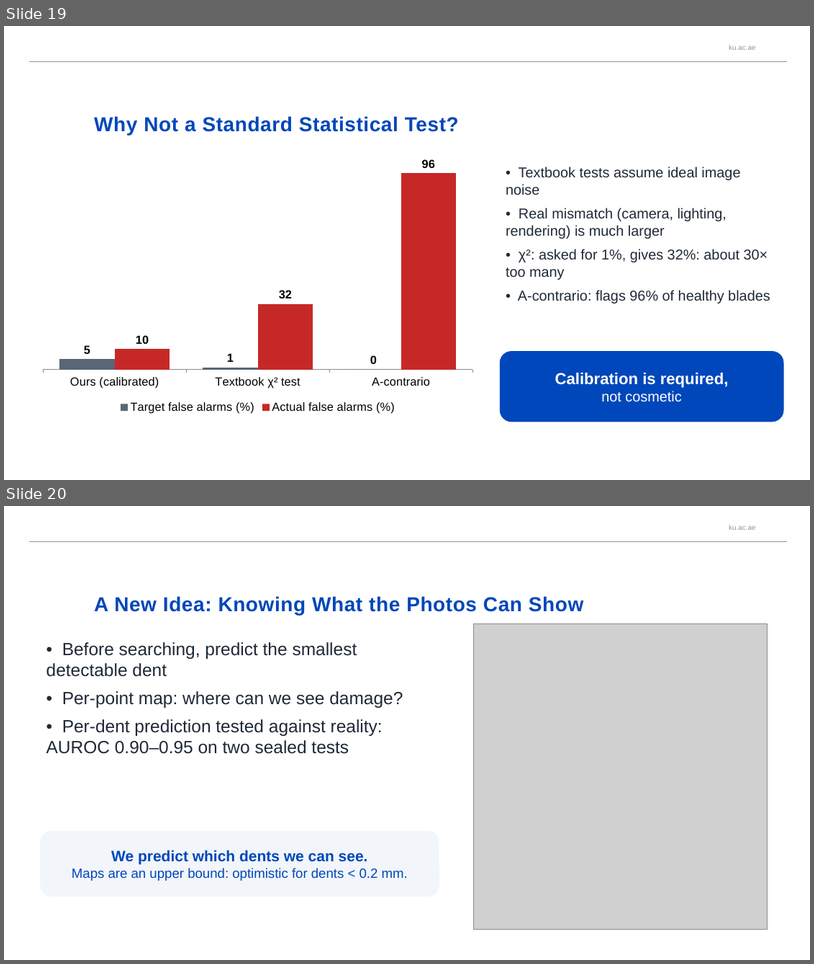
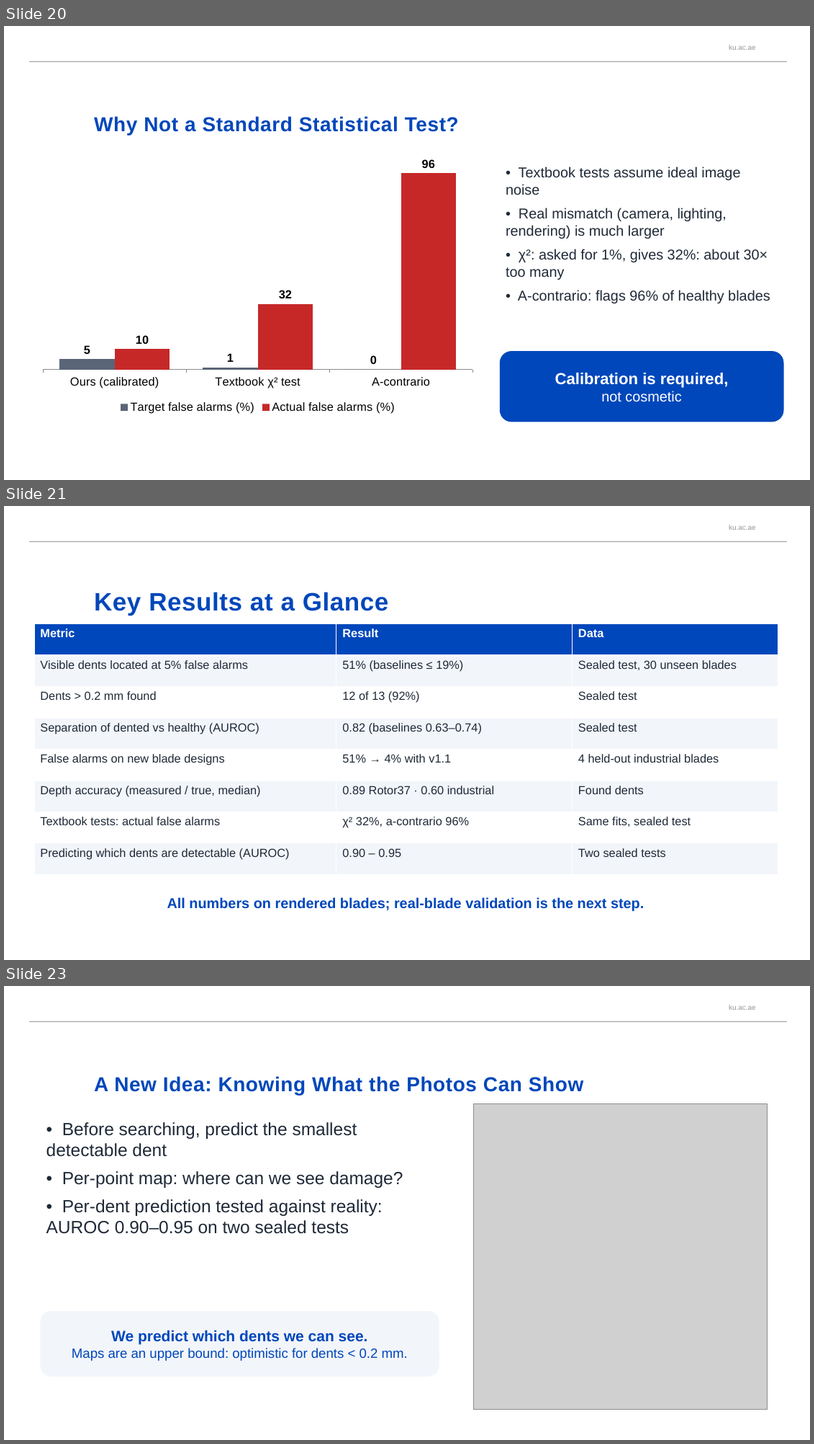
Before and after one commit to afeefaaazam03/3D-Jetblade, a slide deck: media/BladeDelta_presentation.pptx. Shown one above the other, each under a label of ours: slides 19 and 20 before the commit, slides 20, 21 and 23 after it; the slides between them are not shown. The pictures are 814x964 and 814x1444 pixels, drawn with LibreOffice and Linux fonts; fonts in the diff are those of the drawing; grey boxes stand for pictures; background and template pictures are left out. Boxes give left, top, right and bottom in pixels: in the first picture for what was removed or moved away, otherwise in the second. Text is boxed around its words. In the diff, an @@ line names an element or a change of style, - is before the commit and + after.

```diff
--- a/media/BladeDelta_presentation.pptx
+++ b/media/BladeDelta_presentation.pptx
@@ slide 21 added at [4, 506, 810, 960], background #FFFFFF; not listed: 2 template elements that a slide beside it also shows @@
@@ title added at [94, 592, 389, 615], 30 pt, text #0047BA, bold @@
+Key Results at a Glance
@@ table added at [34, 624, 778, 875], 8 rows, 3 columns @@
+Metric | Result | Data
+Visible dents located at 5% false alarms | 51% (baselines ≤ 19%) | Sealed test, 30 unseen blades
+Dents > 0.2 mm found | 12 of 13 (92%) | Sealed test
+Separation of dented vs healthy (AUROC) | 0.82 (baselines 0.63–0.74) | Sealed test
+False alarms on new blade designs | 51% → 4% with v1.1 | 4 held-out industrial blades
+Depth accuracy (measured / true, median) | 0.89 Rotor37 · 0.60 industrial | Found dents
+Textbook tests: actual false alarms | χ² 32%, a-contrario 96% | Same fits, sealed test
+Predicting which dents are detectable (AUROC) | 0.90 – 0.95 | Two sealed tests
@@ text added at [167, 897, 644, 911], 17 pt, text #0047BB, bold @@
+All numbers on rendered blades; real-blade validation is the next step.
@@ what was slide 19 is now slide 20 @@
@@ what was slide 20 is now slide 23 @@
```
Also in this commit, not shown: 2 slides changed, 4 other slides added, 1 slide removed.
